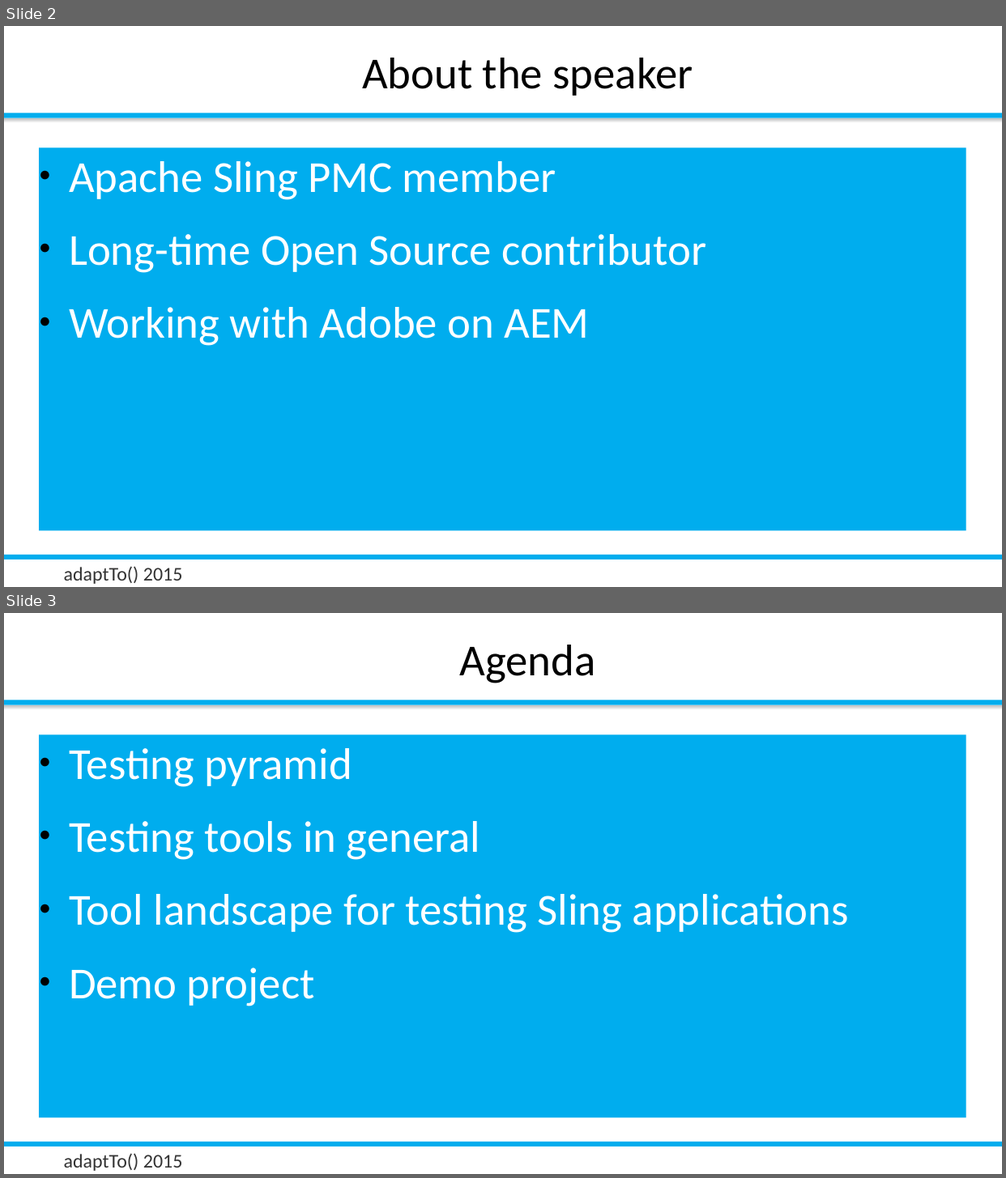
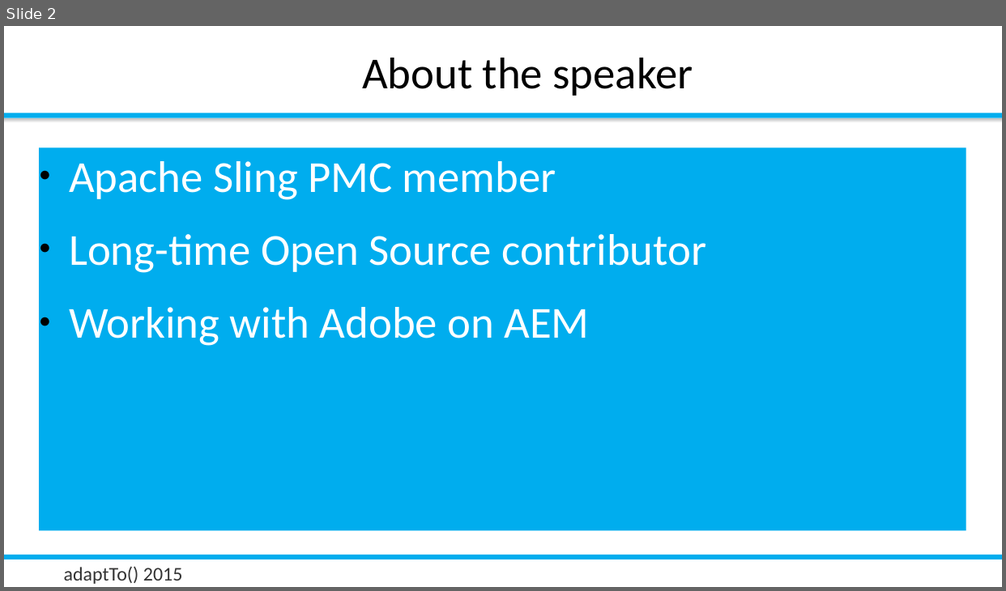
Before and after one commit to rombert/talks, a slide deck: adaptTo2015/How_Do_I_Test_My_Sling_Application-Robert_Munteanu.odp. Shown one above the other, each under a label of ours: slides 2 and 3 before the commit, slide 2 after it. The pictures are 1006x1178 and 1006x591 pixels, drawn with LibreOffice and Linux fonts; fonts in the diff are those of the drawing; background and template pictures are left out. Boxes give left, top, right and bottom in pixels: in the first picture for what was removed or moved away, otherwise in the second. Text is boxed around its words. In the diff, an @@ line names an element or a change of style, - is before the commit and + after.

```diff
--- a/adaptTo2015/How_Do_I_Test_My_Sling_Application-Robert_Munteanu.odp
+++ b/adaptTo2015/How_Do_I_Test_My_Sling_Application-Robert_Munteanu.odp
@@ slide 3 removed at box(4, 613, 1002, 1174), background #FFFFFF; not listed: 4 template elements that a slide beside it also shows @@
@@ title removed at box(460, 645, 596, 683) @@
-Agenda
@@ text removed at box(39, 735, 966, 1118) @@
-● Testing pyramid
-● Testing tools in general
-● Tool landscape for testing Sling applications
-● Demo project
```
Also in this commit, not shown: 1 slide changed, 19 slides added, 1 other slide removed, 10 other files.
